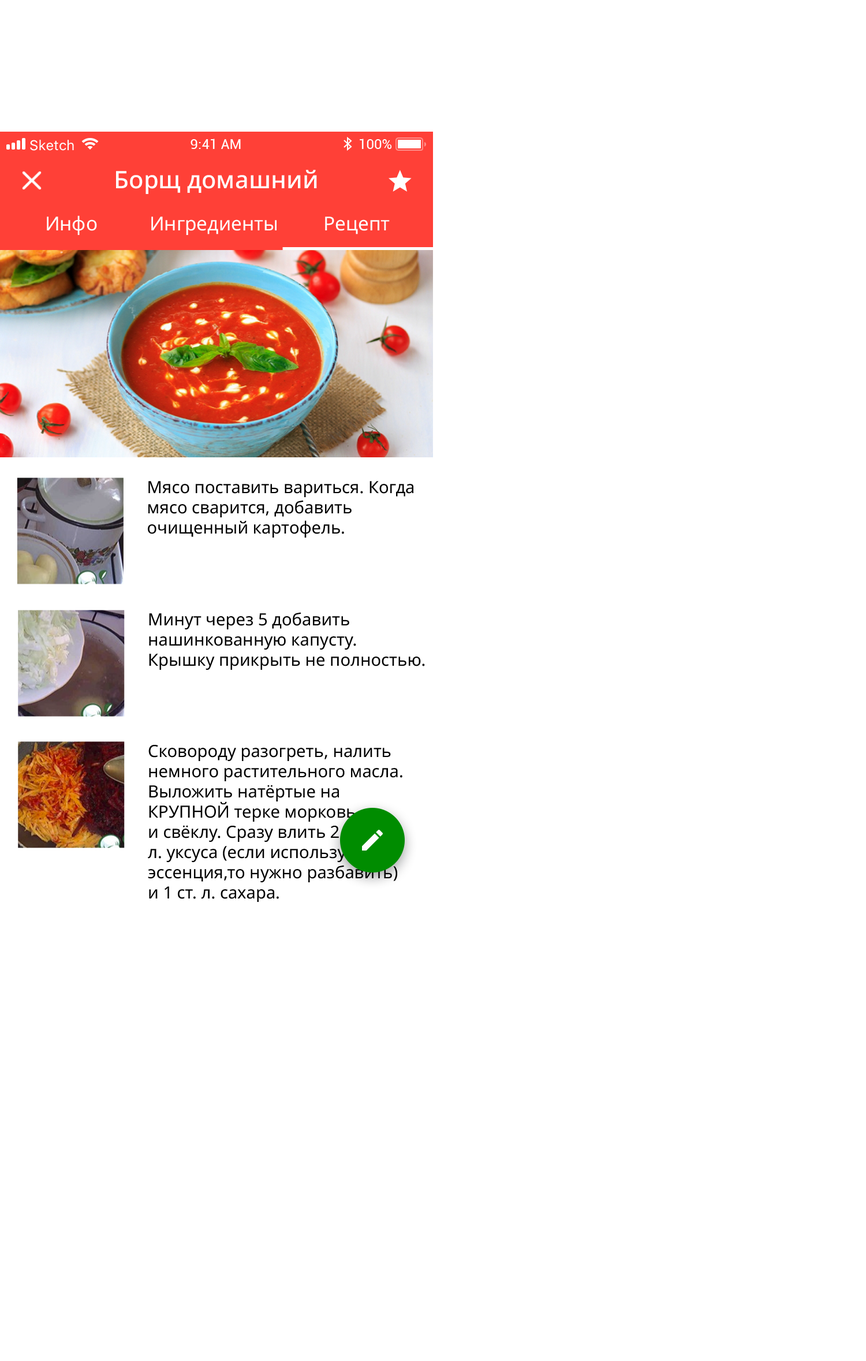
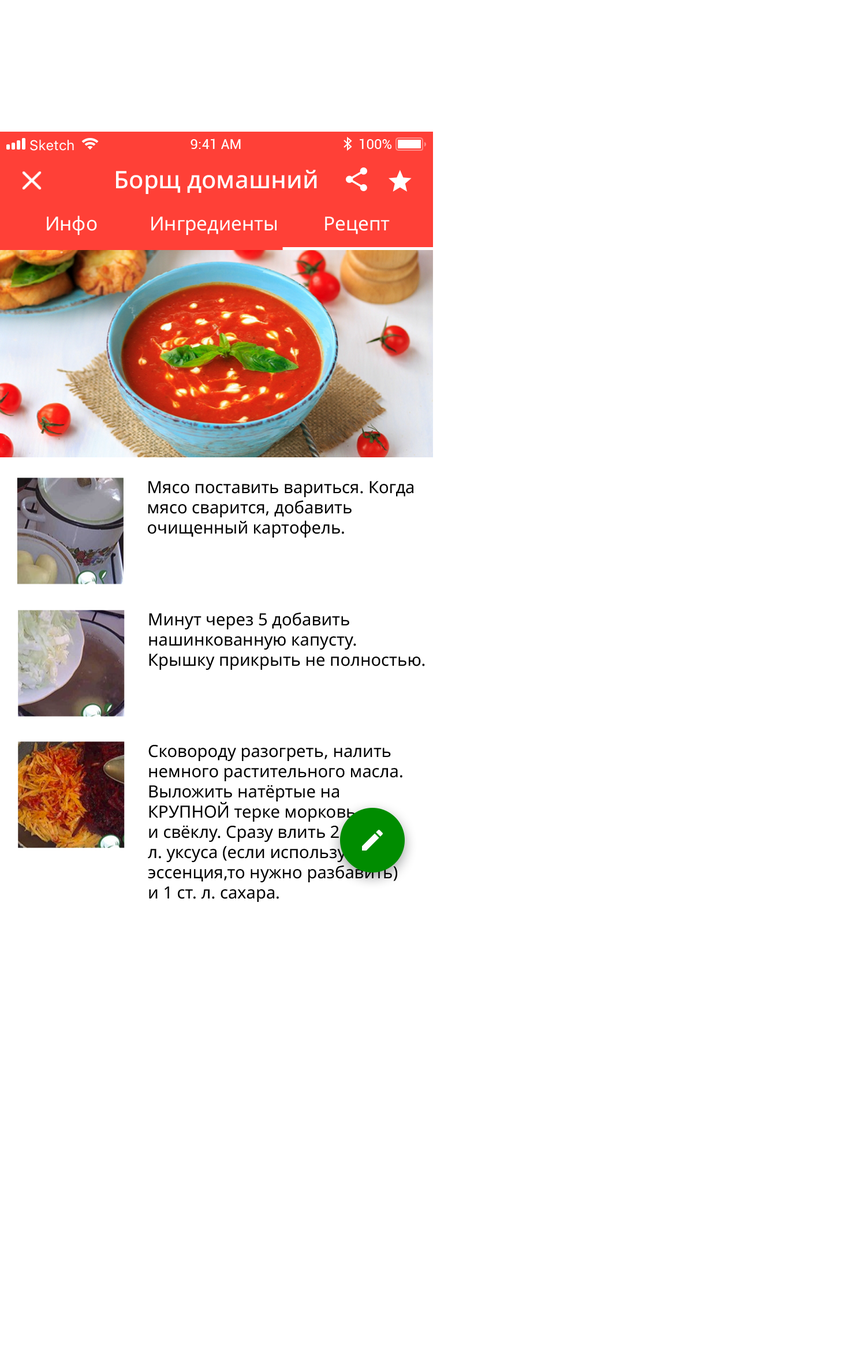
Layers edited between the first and the second 866 × 1361 image:
added layer "-e-share" in group "Group 1" over (345, 167, 368, 192)
